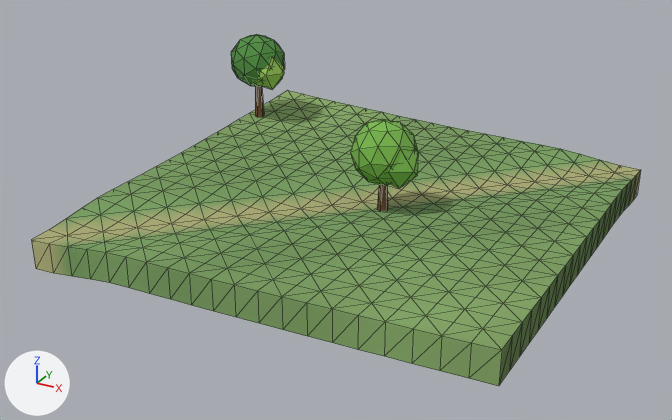
Before and after pictures for a commit that changed the glTF model client/public/models/chunks/-2_3.glb.
Camera for both pictures: a 50 mm camera at (-18.9, -156.1, 23.9) aimed at (-46.0, -106.8, -0.8). The axes (+X, +Y, +Z) are drawn at lower left. The lights are the same throughout. The first picture is the older version. Mesh edges are drawn as thin lines. Vertices at exactly the same position are counted once.

The older version as bpy lines, for what is in view:
```python
me_scenery = bpy.data.meshes.new('scenery')
me_scenery.from_pydata(...)  # 132 vertices, 240 faces; spans x -61.3..-40.4, y -108.3..-93.9, z -0.4..7.3
me_scenery.materials.append(mat_opaque_matte_vertex_colors)
me_terrain = bpy.data.meshes.new('terrain')
me_terrain.from_pydata(...)  # 521 vertices, 960 faces; spans x -60.0..-30.0, y -120.0..-90.0, z -2.6..1.1
me_terrain.materials.append(mat_opaque_matte_vertex_colors)
ob_scenery = bpy.data.objects.new('scenery', me_scenery)
ob_scenery.location = (0.0, 0.0, 0.0)
ob_terrain = bpy.data.objects.new('terrain', me_terrain)
ob_terrain.location = (0.0, 0.0, 0.0)
```
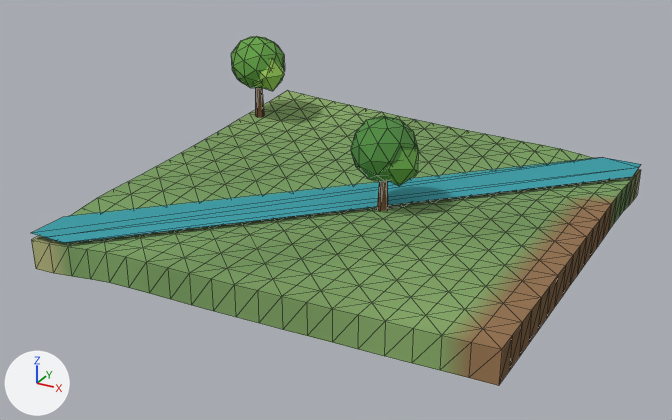
Boxes (x1, y1, x2, y2) around the edits, measured in the pictures (672 x 420 px; the box of a moved part takes in the faces that stretch with it):
'scenery', reshaped (224% wider, 17% taller)
    before: (231, 34, 418, 211)
    after: (32, 36, 641, 243)
part 1 of me_terrain, recoloured
    both: (277, 194, 616, 370)
part 2 of me_terrain, recoloured (green to brown)
    both: (469, 200, 611, 386)
part 3 of me_terrain, recoloured
    both: (440, 194, 616, 378)
part 4 of me_scenery, moved or reshaped
    before: (350, 119, 418, 185)
    after: (350, 116, 418, 182)
part 5 of me_scenery, moved or reshaped
    before: (386, 150, 418, 188)
    after: (386, 147, 418, 186)
part 6 of me_scenery, moved or reshaped
    before: (231, 34, 285, 87)
    after: (231, 36, 285, 88)
part 7 of me_scenery, moved or reshaped
    before: (253, 56, 284, 90)
    after: (253, 58, 284, 91)
part 8 of me_scenery, moved or reshaped
    before: (255, 86, 388, 211)
    after: (255, 88, 388, 211)
part 9 of me_scenery, added
    after: (32, 157, 641, 243)

What changed in the scene script:
```text
Change me_terrain:
    where me_terrain.from_pydata(...)  # 521 vertices, 960 faces; spans x -60.0..-30.0, y -120.0..-90.0, z -2.6..1.1
    used by ob_terrain; location = (0.0, 0.0, 0.0)
    me_terrain part 1: 56 faces centred in x -44.0..-30.0, y -120.0..-96.5, z -1.3..0.5 are repainted in the vertex colours; the middle colour goes from green #81a463 to green #82a061
    me_terrain part 2: 58 faces centred in x -31.0..-30.0, y -120.0..-99.5, z -1.3..0.6 are repainted in the vertex colours; the middle colour goes from green #7da060 to brown #94714d
    me_terrain part 3: 23 faces centred in x -32.5..-30.0, y -120.0..-98.0, z -1.3..0.6 are repainted in the vertex colours; the middle colour goes from green #7a9f5f to brown #92724d
Change me_scenery:
    used by ob_scenery; location = (0.0, 0.0, 0.0)
    verts and faces of me_scenery; kept vertices keep their numbers, new ones are numbered from 132
    remove me_scenery.from_pydata(...)  # 132 vertices, 240 faces; spans x -61.3..-40.4, y -108.3..-93.9, z -0.4..7.3
    add me_scenery.from_pydata(...)  # 140 vertices, 246 faces; spans x -61.3..-30.0, y -120.0..-90.0, z -0.4..7.2
    me_scenery part 4: the loose piece of 42 vertices spanning x -45.1..-40.9, y -108.3..-103.7, z 1.5..5.7 is moved by (0.0, 0.0, 0.2)
    me_scenery part 5: the loose piece of 12 vertices spanning x -43.2..-40.4, y -108.0..-105.0, z 1.8..4.5 is moved by (0.0, 0.0, 0.2)
    me_scenery part 6: the loose piece of 42 vertices spanning x -61.3..-56.7, y -98.1..-93.9, z 3.1..7.3 is moved by (0.0, 0.0, -0.1)
    me_scenery part 7: the loose piece of 12 vertices spanning x -59.3..-56.3, y -97.9..-95.1, z 3.4..6.0 is moved by (0.0, 0.0, -0.1)
    me_scenery part 8
    12 vertices are removed from x -59.2..-42.8, y -106.2..-95.8, z 2.8..4.3
    30 faces are deleted
    12 vertices are added at x -59.2..-42.8, y -106.2..-95.8, z 3.0..4.2
    30 new faces join them
    me_scenery part 9
    add verts[140] = (-30.0, -90.8, -0.2)  # pixel (638, 167)
    add verts[141] = (-58.8, -120.0, -0.2)  # pixel (45, 237)
    add verts[142] = (-57.2, -120.0, -0.2)  # pixel (65, 242)
    add verts[143] = (-30.0, -92.8, -0.2)  # pixel (632, 176)
    add verts[144] = (-32.8, -90.0, -0.2)  # pixel (602, 157)
    add verts[145] = (-60.0, -117.2, -0.2)  # pixel (63, 216)
    add verts[146] = (-60.0, -120.0, -0.2)  # pixel (30, 233)
    add verts[147] = (-30.0, -90.0, -0.2)  # pixel (641, 164)
    add faces += [(140, 141, 142), (140, 142, 143), (144, 145, 146), (141, 144, 146), (140, 144, 141), (140, 147, 144)]
```
